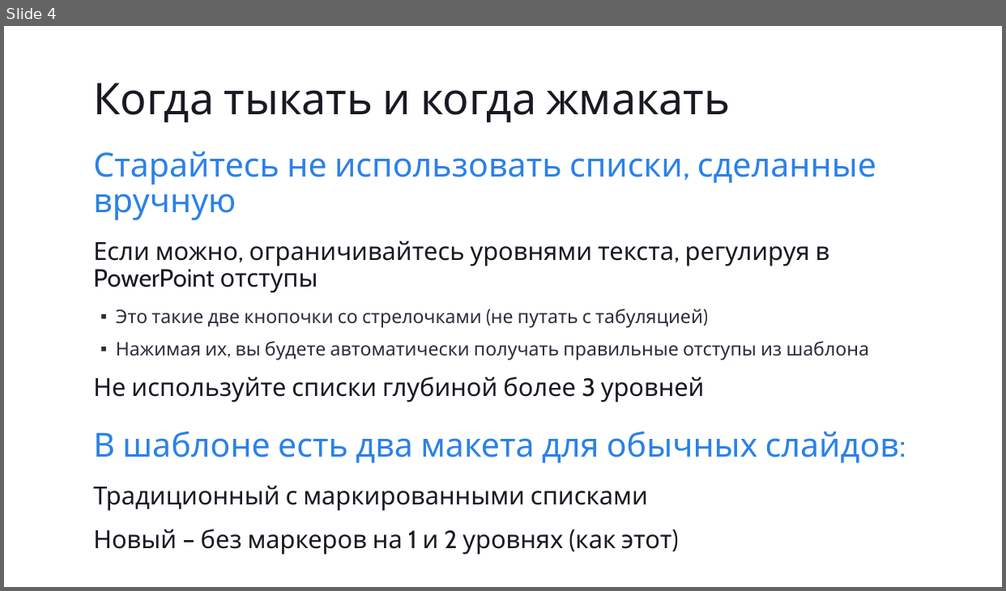
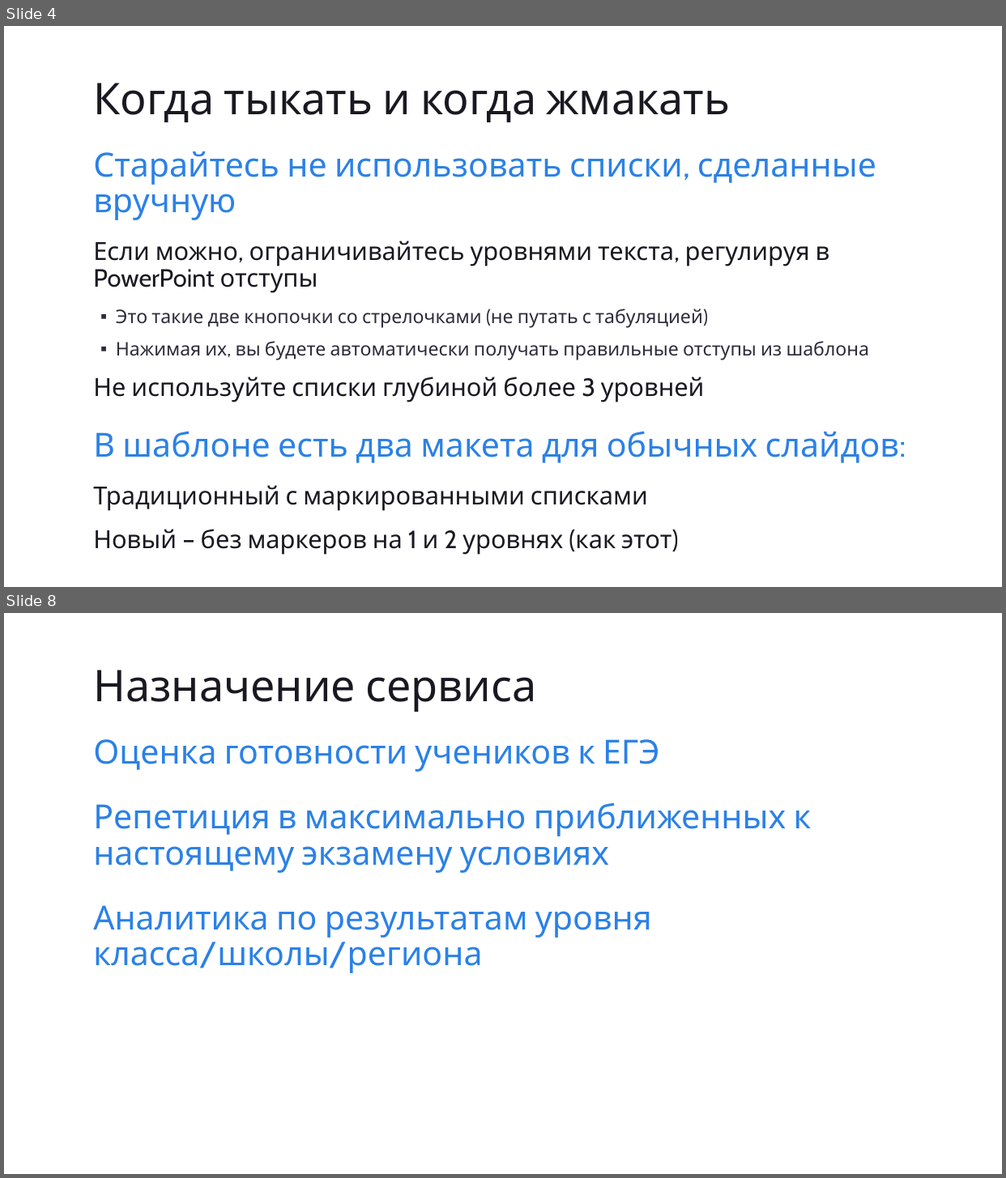
Before and after one commit to eugeneagafonov/devcon2014-ege-azure, a slide deck: Slides/devcon2014_ege.pptx. Shown one above the other, each under a label of ours: slide 4 before the commit, slides 4 and 8 after it; the slides between them are not shown. The pictures are 1006x591 and 1006x1178 pixels, drawn with LibreOffice and Linux fonts; fonts in the diff are those of the drawing. Boxes give left, top, right and bottom in pixels: in the first picture for what was removed or moved away, otherwise in the second. Text is boxed around its words. In the diff, an @@ line names an element or a change of style, - is before the commit and + after.

```diff
--- a/Slides/devcon2014_ege.pptx
+++ b/Slides/devcon2014_ege.pptx
@@ slide 8 added at [4,613,1002,1174], background #FFFFFF @@
@@ title added at [93,670,536,712], 42 pt, text #1A1821 @@
+Назначение сервиса
@@ text added at [93,739,812,973], 32 pt, text #2B81E7 @@
+Оценка готовности учеников к ЕГЭ
+Репетиция в максимально приближенных к настоящему экзамену условиях
+Аналитика по результатам уровня класса/школы/региона
```
Also in this commit, not shown: 2 slides changed, 18 other slides added, 10 slides removed.
